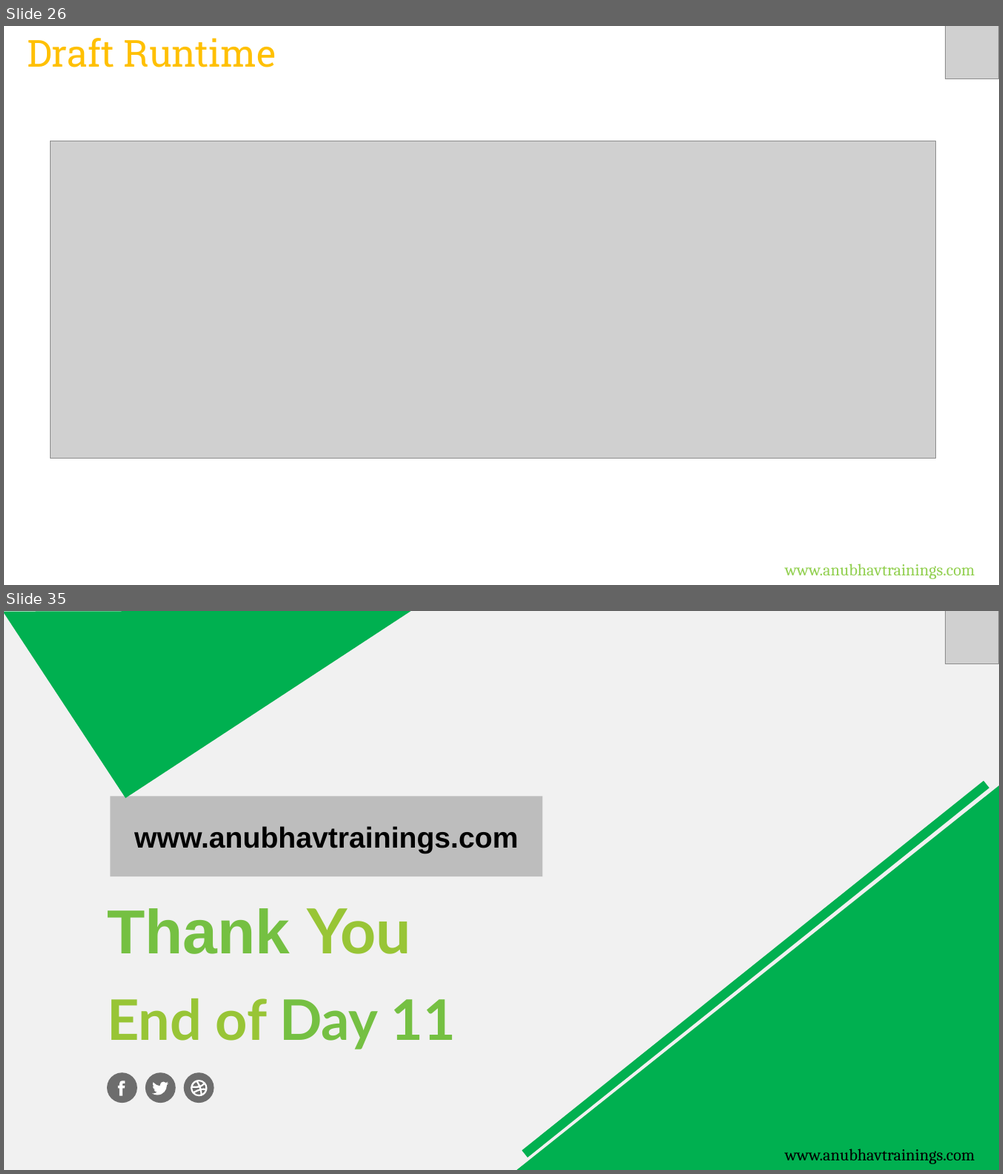
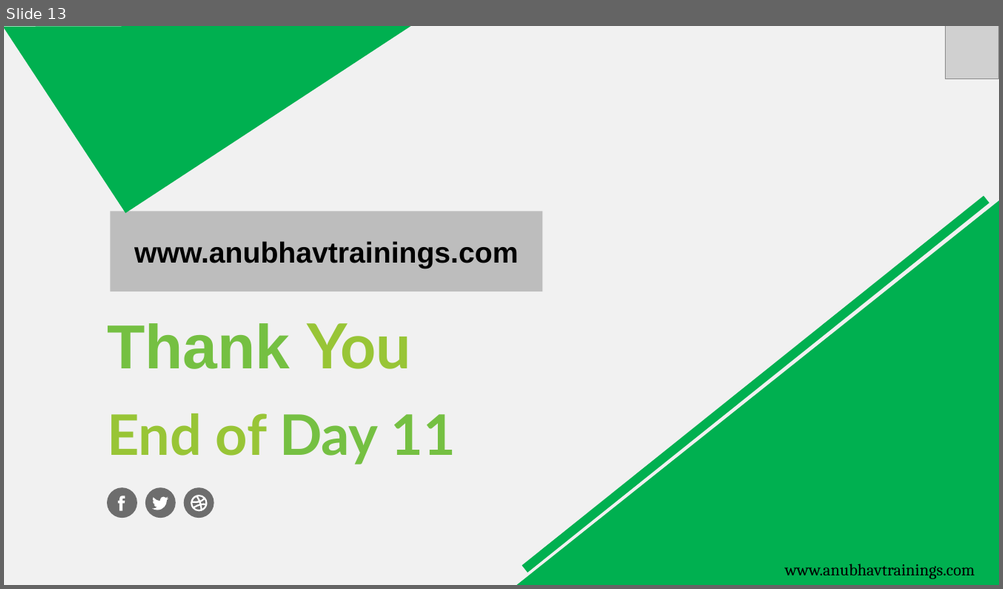
Before and after one commit to soyuztechnologies/CDS_AMDP_RAP_Training_60H, a slide deck: Day 11/DAY-11.pptx. Shown one above the other, each under a label of ours: slides 26 and 35 before the commit, slide 13 after it; the slides between them are not shown. The pictures are 1003x1174 and 1003x589 pixels, drawn with LibreOffice and Linux fonts; fonts in the diff are those of the drawing; grey boxes stand for pictures. Boxes give left, top, right and bottom in pixels: in the first picture for what was removed or moved away, otherwise in the second. Text is boxed around its words. In the diff, an @@ line names an element or a change of style, - is before the commit and + after.

```diff
--- a/Day 11/DAY-11.pptx
+++ b/Day 11/DAY-11.pptx
@@ slide 26 removed at [4,26,999,585], background #FFFFFF @@
@@ text removed at [27,38,276,67] @@
-Draft Runtime
@@ picture removed at [945,26,999,79] @@
@@ picture removed at [51,141,935,459] @@
@@ text removed at [785,564,974,580] @@
-www.anubhavtrainings.com
@@ what was slide 35 is now slide 13 @@
```
Also in this commit, not shown: 3 slides changed, 4 slides added, 25 other slides removed, 31 other files.
